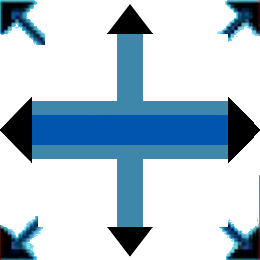
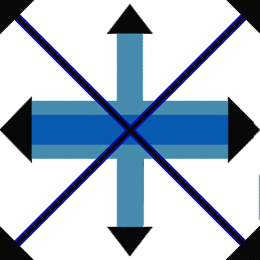
Before/after of a (260, 260) layered artwork. What changed in the layer stack:
removed layer "Pasted Layer" over [107, 227, 153, 257]
"thorn": opacity 100% → 97%, painted on it over [0, 0, 260, 260]
